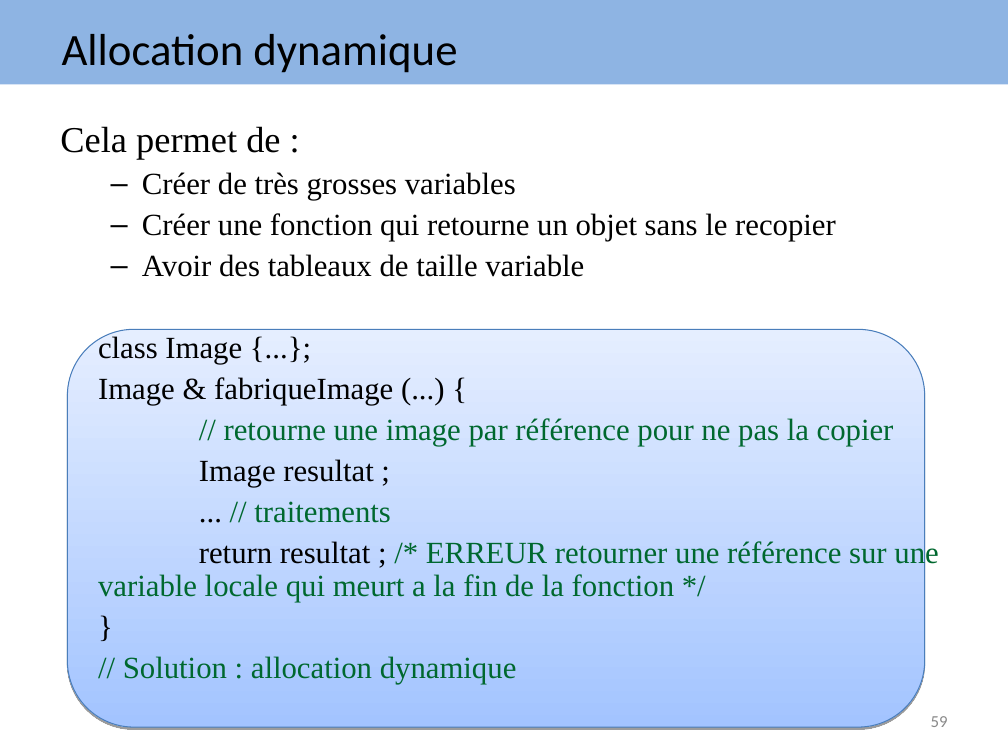
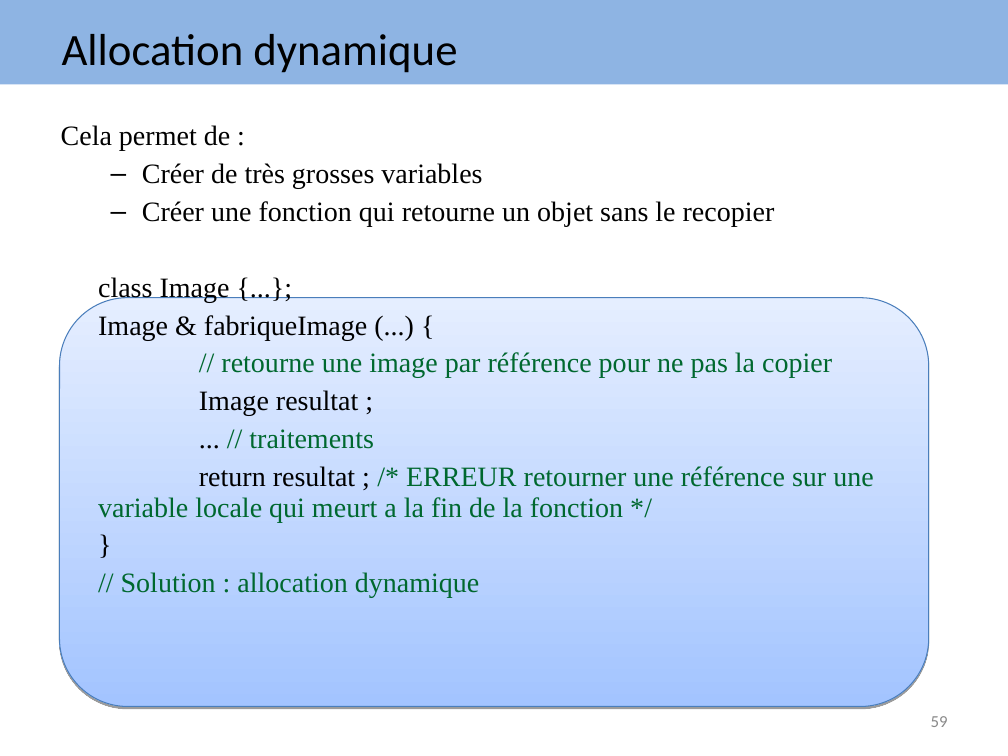
Before and after one commit to arnaudbirk/Formation-CPlusPlus, a slide deck: slide 59 of cours/Formation EVAFI C++.ppt. Drawn at 1008x756 pixels with LibreOffice and Linux fonts; fonts in the diff are those of the drawing. Boxes give left, top, right and bottom in pixels: in the first picture for what was removed or moved away, otherwise in the second. Text is boxed around its words. In the diff, an @@ line names an element or a change of style, - is before the commit and + after.

```diff
--- a/cours/Formation EVAFI C++.ppt
+++ b/cours/Formation EVAFI C++.ppt
@@ text "Cela permet de :" at (61, 125, 873, 598): size 26 to 20 pt in "Cela permet de :"; size 22 to 20 pt @@
@@ text at (142, 254, 584, 277): paragraph removed @@
-  – Avoir des tableaux de taille variable
@@ rounded rectangle: place and size @@
-rounded rectangle at (68, 330, 925, 728)
+rounded rectangle at (59, 297, 928, 707)
```
Also in this commit, not shown: 103 other slides changed, 2 slides added, 1 slide removed, 4 other files.
